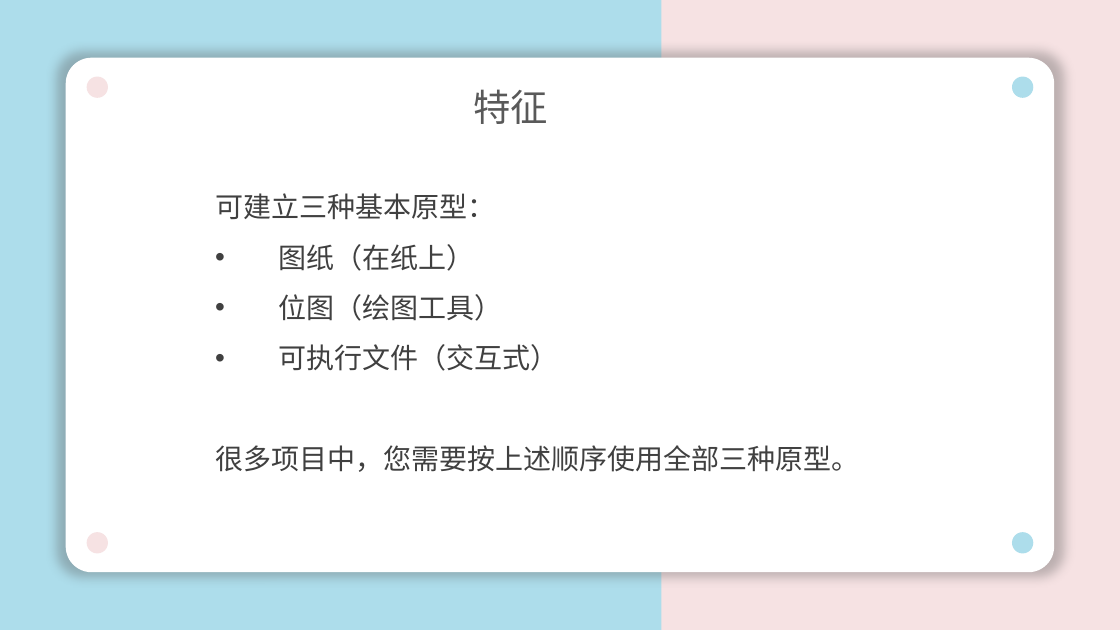
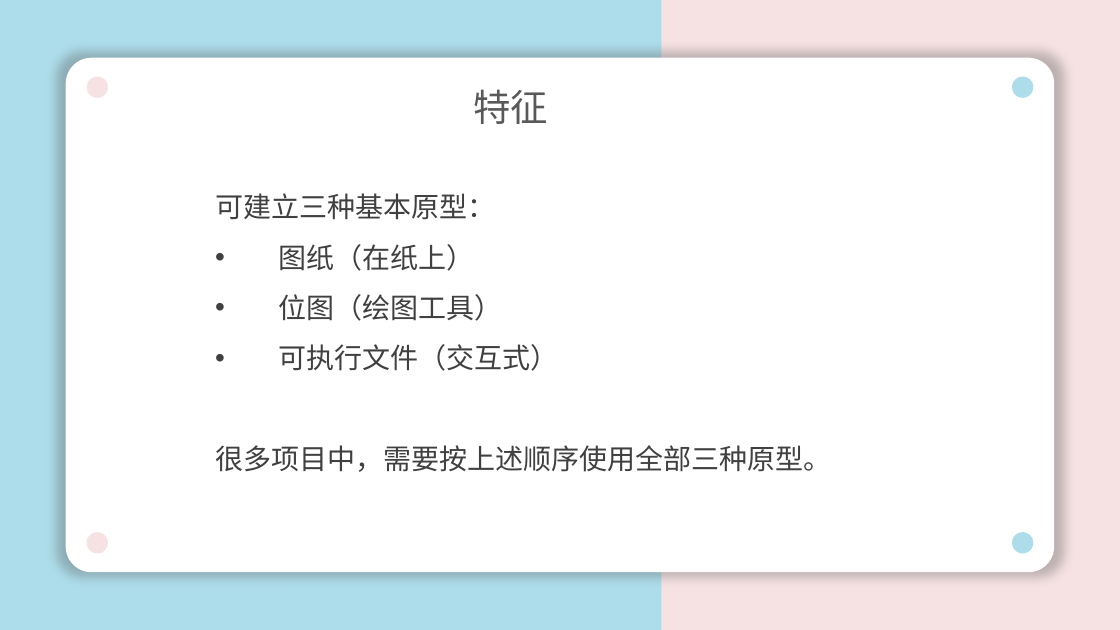
Before and after one commit to lenovo-wu/G016ZUCC-SRA2022, a slide deck: slide 7 of 翻转课堂4.pptx. Drawn at 1120x630 pixels with LibreOffice and Linux fonts; fonts in the diff are those of the drawing. Boxes give left, top, right and bottom in pixels: in the first picture for what was removed or moved away, otherwise in the second. Text is boxed around its words. In the diff, an @@ line names an element or a change of style, - is before the commit and + after.

```diff
--- a/翻转课堂4.pptx
+++ b/翻转课堂4.pptx
@@ text at [215,445,831,472]: text changed @@
-很多项目中，您需要按上述顺序使用全部三种原型。
+很多项目中，需要按上述顺序使用全部三种原型。
```
Also in this commit, not shown: 4 other slides changed.
